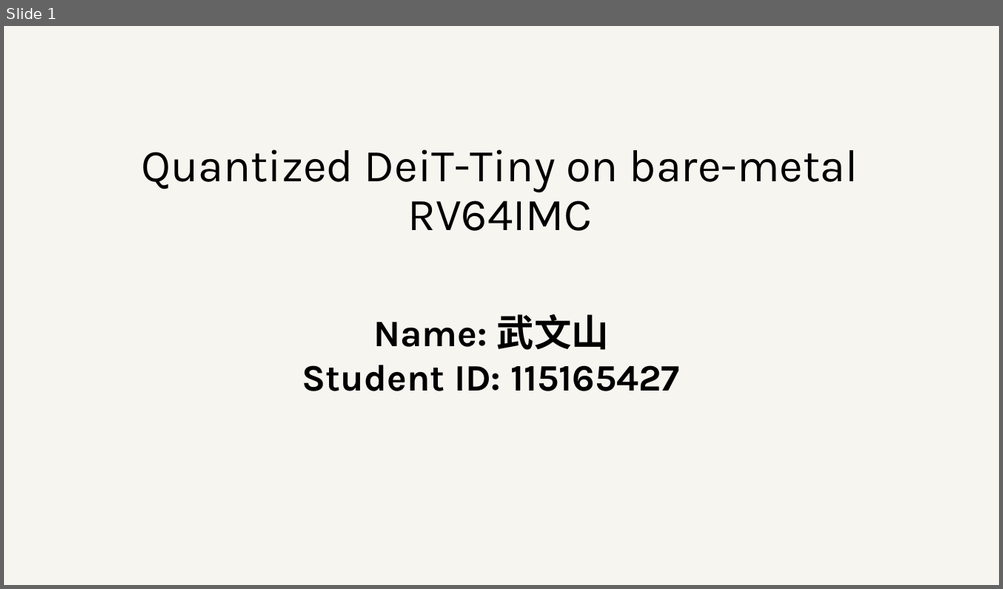
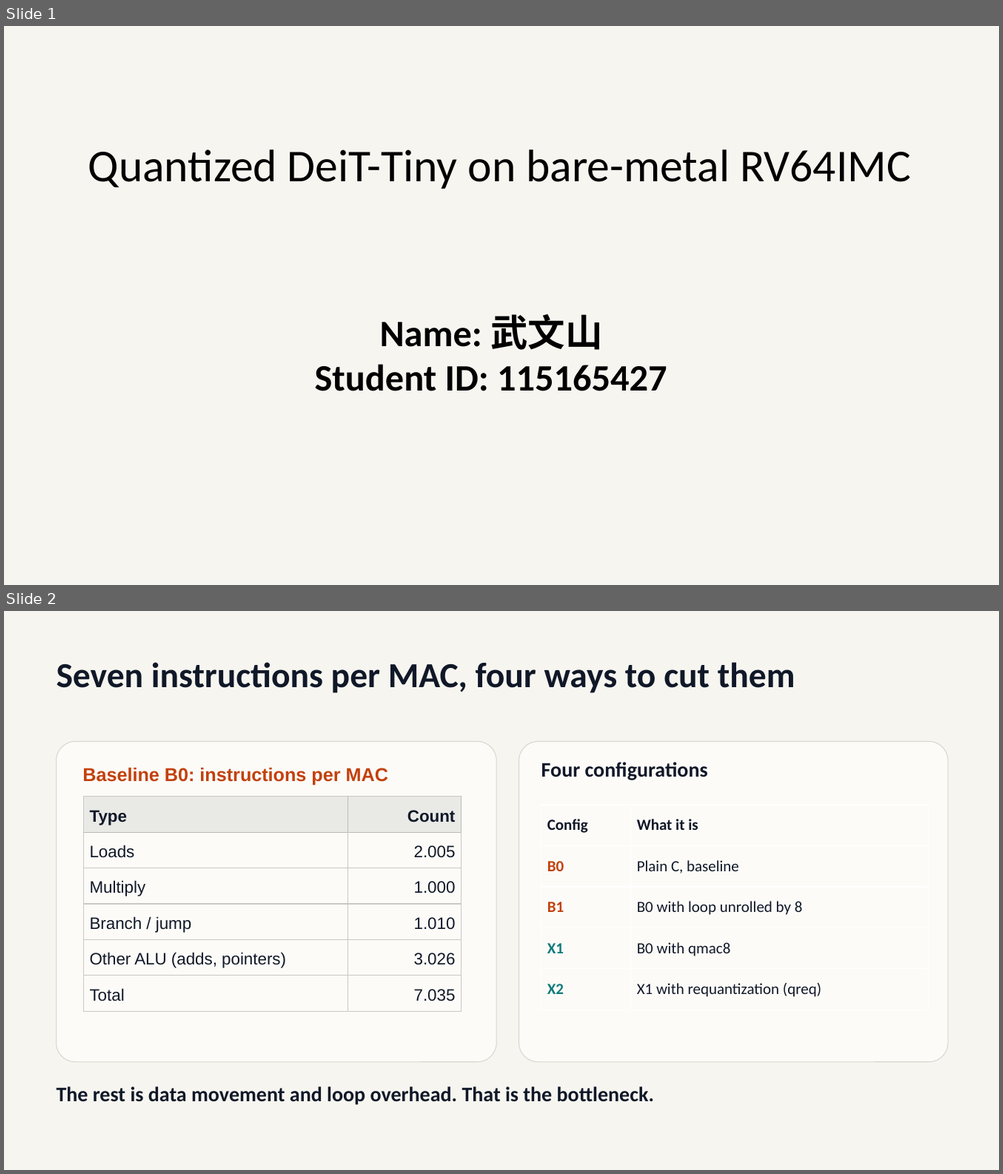
Before and after one commit to hubertvx/RV64imc, a slide deck: docs/115165427_武文山.pptx. Shown one above the other, each under a label of ours: slide 1 before the commit, slides 1 and 2 after it. The pictures are 1003x589 and 1003x1174 pixels, drawn with LibreOffice and Linux fonts; fonts in the diff are those of the drawing. Boxes give left, top, right and bottom in pixels: in the first picture for what was removed or moved away, otherwise in the second. Text is boxed around its words. In the diff, an @@ line names an element or a change of style, - is before the commit and + after.

```diff
--- a/docs/115165427_武文山.pptx
+++ b/docs/115165427_武文山.pptx
@@ slide 2 added at (4,611,999,1170), background #F6F5F0 @@
@@ text added at (57,662,795,693), 34 pt, text #101828, bold @@
+Seven instructions per MAC, four ways to cut them
@@ rounded rectangle added at (57,741,496,1062), fill #FCFBF8, outline #D9D6CC 0.75 pt @@
@@ rounded rectangle added at (519,741,948,1062), fill #FCFBF8, outline #D9D6CC 0.75 pt @@
@@ text added at (541,762,708,780), 20 pt, text #101828, bold @@
+Four configurations
@@ text added at (82,767,388,785), 18 pt, text #C2410C, bold @@
+Baseline B0: instructions per MAC
@@ table added at (84,797,461,1011), 6 rows, 2 columns @@
+Type | Count
+Loads | 2.005
+Multiply | 1.000
+Branch / jump | 1.010
+Other ALU (adds, pointers) | 3.026
+Total | 7.035
@@ table added at (541,805,928,1010), 5 rows, 2 columns @@
+Config | What it is
+B0 | Plain C, baseline
+B1 | B0 with loop unrolled by 8
+X1 | B0 with qmac8
+X2 | X1 with requantization (qreq)
@@ text added at (57,1087,654,1105), 20 pt, text #101828, bold @@
+The rest is data movement and loop overhead. That is the bottleneck.
@@ slide 1 changed as well @@
@@ text "Quantized DeiT-Tiny on bare-metal RV64IMC" at (88,150,910,189): font Karla to Calibri @@
@@ text "Name: 武文山" at (315,315,667,392): font Karla to Calibri @@
```
Also in this commit, not shown: 3 other slides changed, 3 other slides added, 5 slides removed.
